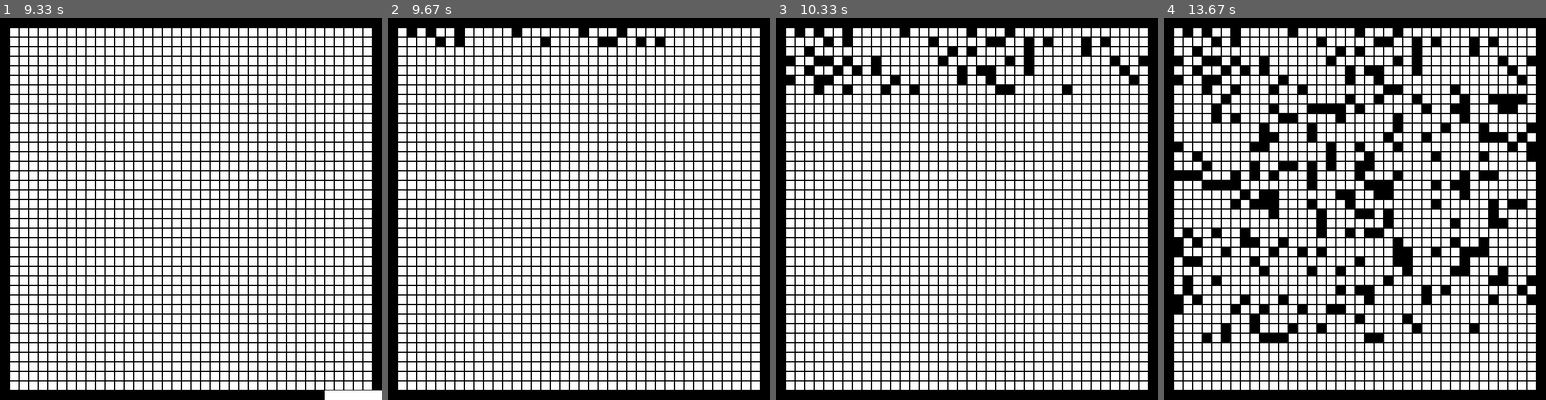
Above: before the commit, frames 1-4 (left to right).
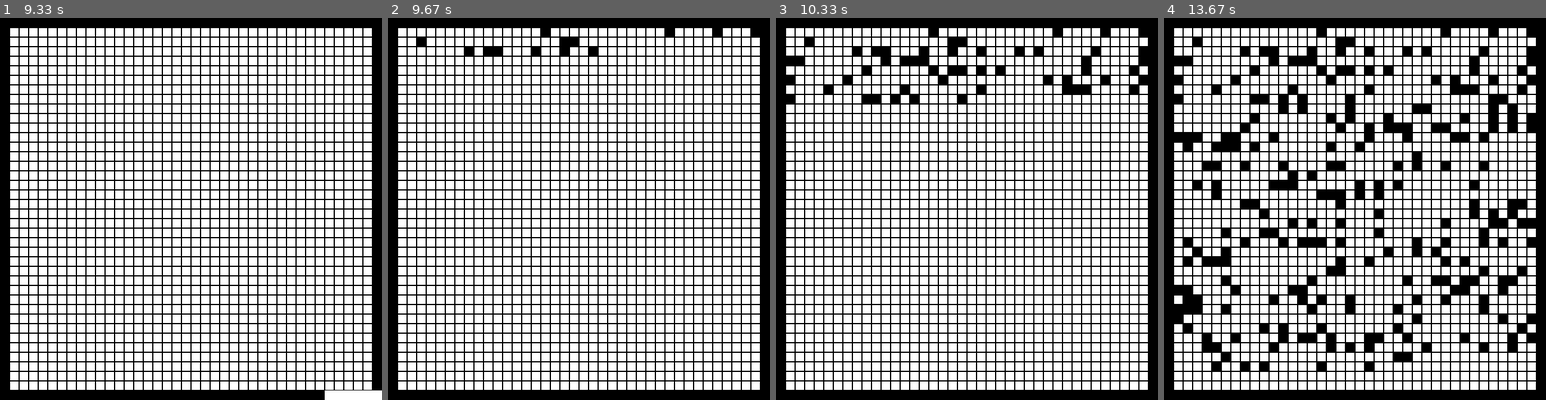
Above: after the commit, the same moments.

Repository: DavNat21/Pygame-Path-Finding-Visualization-
Game: pygame game, started from GreedyBFS.py
The game is run twice, just before and just after one commit, with the same random seed, the same clock (stepped at 60 frames per second) and the same inputs.
Inputs (mouse positions are in pixels of both pictures, inside the frame that each line leads up to):
- Up to frame 1 (9.33 s): tap Enter at 1.83, 3, 3.73, 4.03, 7.4, 7.7 s; press the mouse at (118, 197) at 2.2 s; move the mouse to (171, 186) at 2.3 s; release the mouse at (221, 178) at 2.43 s; press the mouse at (118, 197) at 3.37 s; move the mouse to (103, 270) at 3.47 s; release the mouse at (84, 346) at 3.6 s; hold R 3.67-4.3 s; move the mouse to (221, 273) at 3.7 s; right-click (122, 262) at 6.05 s; hold M 7.33-7.8 s
- Up to frame 2 (9.67 s): no input
- Up to frame 3 (10.33 s): no input
- Up to frame 4 (13.67 s): no input

Frame 1 is identical in both runs. In frame 2, 1.2% of the frame differs, in the area x 5-98%, y 2-10%; in frame 3, 4.4%; in frame 4, 19%, in the area x 2-98%, y 2-93%.

Commit message:
Added main.py, A_star.py, GreedyBFS.py, Dijkstra.py

Diff:
--- /dev/null
+++ b/A_star.py
@@ -0,0 +1,6 @@
+from main import *
+
+pg.display.set_caption('A_star')
+
+if __name__ == '__main__':
+    main(SCREEN, WIDTH, NUM, A_star)
--- /dev/null
+++ b/Dijkstra.py
@@ -0,0 +1,6 @@
+from main import *
+
+pg.display.set_caption('Dijkstra')
+
+if __name__ == '__main__':
+    main(SCREEN, WIDTH, NUM, Dijkstra)
--- a/GreedyBFS.py
+++ b/GreedyBFS.py
@@ -1,348 +1,6 @@
-###dijkstra implementation
-import numpy as np
-import pygame as pg
-import os
-import sys
-import heapq
+from main import *
 
-pg.init()
-SCREEN = pg.display.set_mode((640,640))
-pg.display.set_caption('Greedy BFS')
-WIDTH = 640//40
-NUM = 40
-FPS = 30 # frames per second setting
-fpsClock = pg.time.Clock()
-
-
-class Node():
-
-    BLACK = (0,0,0)
-    WHITE = (255,255,255)
-    ORANGE = (255,153,51)
-    CYAN = (153,255,255)
-    GREEN = (128,255,0)
-    BLUE =  (0,0,255)
-    PINK = (204,153,255)
-
-    def __init__(self, i, j, width, screen) -> None:
-
-        self.row = i
-        self.col = j
-        self.width = width
-        self.screen = screen
-        self.wall = False
-        self.start = False
-        self.goal = False
-        self.color = self.WHITE
-
-    def draw(self):
-        """When called draws the node object on the screen based on its attributes by calling the draw.rect method."""
-        rect = (self.col*self.width, self.row*self.width, self.width, self.width)
-        pg.draw.rect(self.screen, color = self.color, rect=rect, width = 0)
-        pg.draw.rect(self.screen, color = self.BLACK, rect=rect, width = 1)
-        pg.display.update(rect)
-
-    def make_start(self):
-        self.color = self.ORANGE
-        self.start = True
-        self.draw()
-
-    def make_goal(self):
-        self.color = self.BLUE
-        self.goal = True
-        self.draw()
-
-    def make_wall(self):
-        self.color=self.BLACK
-        self.wall = True
-        self.draw()
-
-    def make_explored(self):
-        if self.start or self.goal:
-            pass
-        else:
-            self.color = self.CYAN
-            self.draw()
-
-    def make_open(self):
-        if self.start or self.goal:
-            pass
-        else:
-            self.color = self.GREEN
-            self.draw()
-
-
-    def make_path(self):
-        if self.start or self.goal:
-            pass
-        else:
-            self.color = self.PINK
-            self.draw()
-
-    def reset(self):
-        self.color = self.WHITE
-        self.draw()
-
-
-    def cost_to_move(self):
-
-        return 1
-
-
-def get_neighbors(node,screenside,map):
-        """Return a list of neighbor's (row,col). If a node is a wall, then is not included in the neighbors.
-           If no neighbors are found, returns None."""
-
-        x,y = node.col,node.row
-        support = []
-
-        if 0<=x<screenside and 0<=y< screenside:
-
-            neighbors = [map[y,x-1], map[y,x+1], map[y-1,x], map[y+1,x]]
-
-            for node in neighbors:
-                if not node.wall:
-                    support.append((node.col,node.row))
-
-            return support
-        else:
-            return None
-
-def heuristic(current, goal):
-    """Manhattan distance"""
-    x,y = current.col, current.row
-    x2,y2 = goal.col, goal.row
-
-    return abs(x-x2) + abs(y-y2)
-
-def coordinate_map(x,y,rectwidth):
-    """Function that maps the x,y coordinates of the screen to the actual node object in the map array. Returns i,j row and column indices."""
-    i = y//rectwidth
-    j = x//rectwidth
-
-    return i,j
-
-def make_map(screen, width, num):
-    """Sets the map array and draws the grid on screen. Map is a numxnum array containing Node() objects in (row,col).
-    Width is the side of the square. num is the number of rows and cols."""
-
-    map = np.empty((num,num), dtype=object)
-    start = None
-    goal = None
-    screen.fill((255,255,255))
-
-    for i in range(num):
-        for j in range(num):
-
-            map[i,j] = Node(i,j,width, screen)
-            pg.draw.rect(screen, color = (0,0,0), rect=(j*width, i*width, width, width), width = 1)
-
-            if i == 0 or i == num-1 or j == 0 or j == num-1:
-                map[i,j].make_wall()
-
-    pg.display.update()
-
-    return map,start,goal
-
-def random_maze(screen,width, num):
-
-    map,start,goal = make_map(screen,width,num)
-
-    for i in range(1,num-1):
-        for j in range(1,num-1):
-            p = np.random.rand()
-            if p < 0.2:
-                map[i,j].make_wall()
-
-    return map,start,goal
-
-
-class PriorityQueue():
-    """implemento una priority queue utilizzando il modulo heapq di python.
-        Inizializzo una lista vuota e definisco i due metodi push e pop"""
-
-    def __init__(self):
-
-        self.queue = []
-
-    def is_empty(self):
-        """By default python considera le liste True a meno che non siano vuote...cosa strana ma è cosi."""
-        return not self.queue
-
-    def heap_push(self, item, priority):
-
-        heapq.heappush(self.queue, (priority, item))
-
-    def pop(self):
-
-        return heapq.heappop(self.queue)[1]
-
-
-def GreedyBFS(start, goal, map):
-    """A star algorithm implementation."""
-
-    s = (start.col, start.row)
-    g = (goal.col, goal.row)
-    to_explore = PriorityQueue()
-    to_explore.heap_push(s, 0)
-    explored = {}
-    explored[s] = 0
-    path = {}
-
-
-    while not to_explore.is_empty():
-
-        a,b = to_explore.pop()
-        map[b,a].make_explored()
-
-        if (a,b) == g:
-
-            break
-
-        for x,y in get_neighbors(map[b,a],640,map):
-
-            node = map[y,x]
-            cost = explored[(a,b)] + node.cost_to_move()
-
-            if (x,y) not in explored.keys() or cost < explored[(x,y)]:
-
-                priority = heuristic(map[b,a], goal)
-                explored[(x,y)] = cost
-                to_explore.heap_push((x,y), priority)
-                path[(x, y)] = (a,b)
-                node.make_open()
-        pg.time.wait(20)
-
-    if (a,b)!=g:
-        return []  #an empty path
-
-    return path
-
-
-def recover_path(start, goal, explored):
-    """Function used to recover the path after A_star is called. Note: Explored should be a dictionary {child(x,y):parent(x,y)}
-        and it's the output of A_star() function. """
-
-    x,y = (goal.col,goal.row)
-    path = []
-
-    while (x != start.col) or (y != start.row):
-
-        path.append(explored[(x,y)])
-        x,y = explored[(x,y)]
-
-    path.append((start.col,start.row))
-    path.reverse()
-
-    return path
-
-def drawPath(path,map):
-    '''Draws the optimal path after the call of recover_path(). Path is the output of recover_path().'''
-
-    for col,row in path:
-
-        node = map[row,col]
-        node.make_path()
-        pg.time.wait(20)
-
-
-def main(screen, width, num):
-
-    map,start,goal = make_map(screen,width,num)
-    run = True
-    ended = False
-
-    while run:
-        for event in pg.event.get():
-
-            while ended:
-                for event in pg.event.get():
-                    if event.type == pg.QUIT:
-                        sys.exit()
-
-                    if event.type == pg.KEYDOWN and event.key == pg.K_ESCAPE:
-                        sys.exit()
-
-                    if event.type == pg.KEYDOWN and event.key == pg.K_r:
-                        map,start,goal = make_map(screen,width,num)
-                        ended = False
-
-
-            if event.type == pg.QUIT:
-                sys.exit()
-
-            if event.type == pg.KEYDOWN and event.key == pg.K_ESCAPE:
-                sys.exit()
-
-            if event.type == pg.KEYDOWN:
-
-                if event.key == pg.K_RETURN and start!= None and goal!= None:
-
-                    path = GreedyBFS(start,goal,map)
-
-                    if not path:
-                        start = None
-                        goal = None
-                        ended = True
-
-                    else:
-
-                        path = recover_path(start,goal,path)
-                        drawPath(path,map)
-                        start = None
-                        goal = None
-                        ended = True
-
-                elif event.key == pg.K_r:
-
-                    map,start,goal = make_map(screen,width,num)
-
-                elif event.key == pg.K_m:
-                    map,start,goal = random_maze(screen,width,num)
-
-
-            if pg.mouse.get_pressed()[0]:
-
-                x,y = pg.mouse.get_pos()
-                i,j = coordinate_map(x,y,WIDTH)
-                node = map[i,j]
-
-                if not start:
-                    start = node
-                    start.make_start()
-
-                elif not goal and start!=node:
-                    goal = node
-                    goal.make_goal()
-
-                elif start!=node and goal!=node:
-                    node.make_wall()
-
-            elif pg.mouse.get_pressed()[2]:
-
-                    x,y = pg.mouse.get_pos()
-                    i,j = coordinate_map(x,y,WIDTH)
-                    node = map[i,j]
-
-                    if node.start:
-
-                        start = None
-                        node.start = False
-
-                    elif node.goal:
-
-                        goal = None
-                        node.goal = False
-
-                    else:
-                        node.wall = False
-
-                    node.reset()
-
-        pg.display.update()
-        fpsClock.tick(FPS)
-
-
+pg.display.set_caption('GreedyBFS')
 
 if __name__ == '__main__':
-    main(SCREEN, WIDTH, NUM)
+    main(SCREEN, WIDTH, NUM, GreedyBFS)
--- a/main.py
+++ b/main.py
@@ -6,7 +6,6 @@
 
 pg.init()
 SCREEN = pg.display.set_mode((640,640))
-pg.display.set_caption('A_star')
 WIDTH = 640//40
 NUM = 40
 FPS = 30 # frames per second setting
